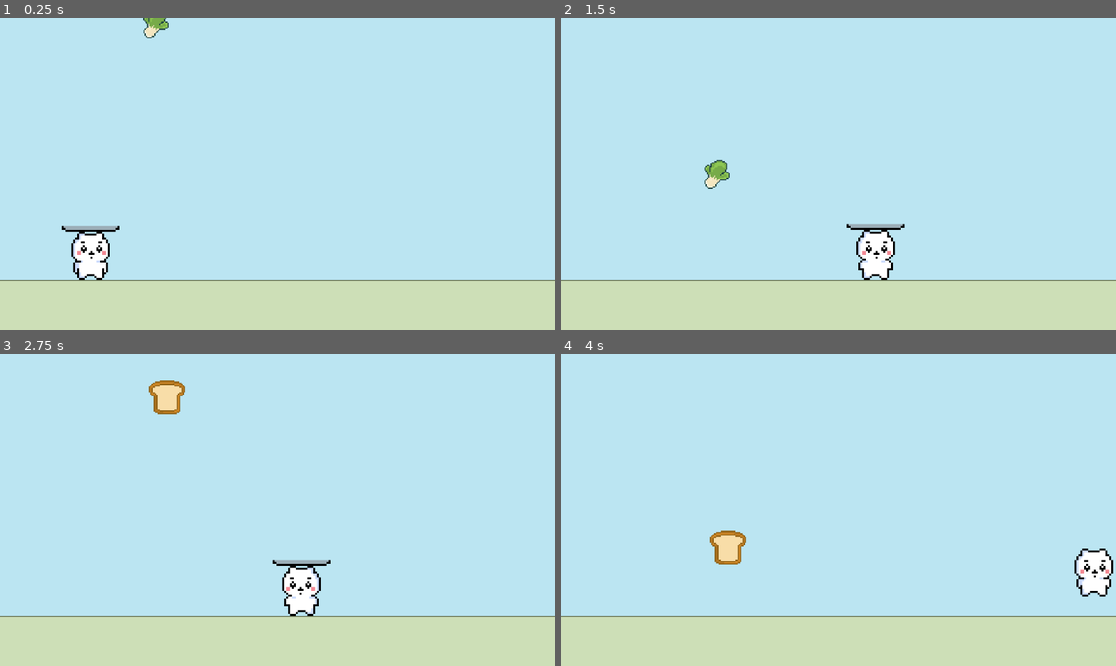
Above: before the commit, frames 1-4 (two rows, left to right).
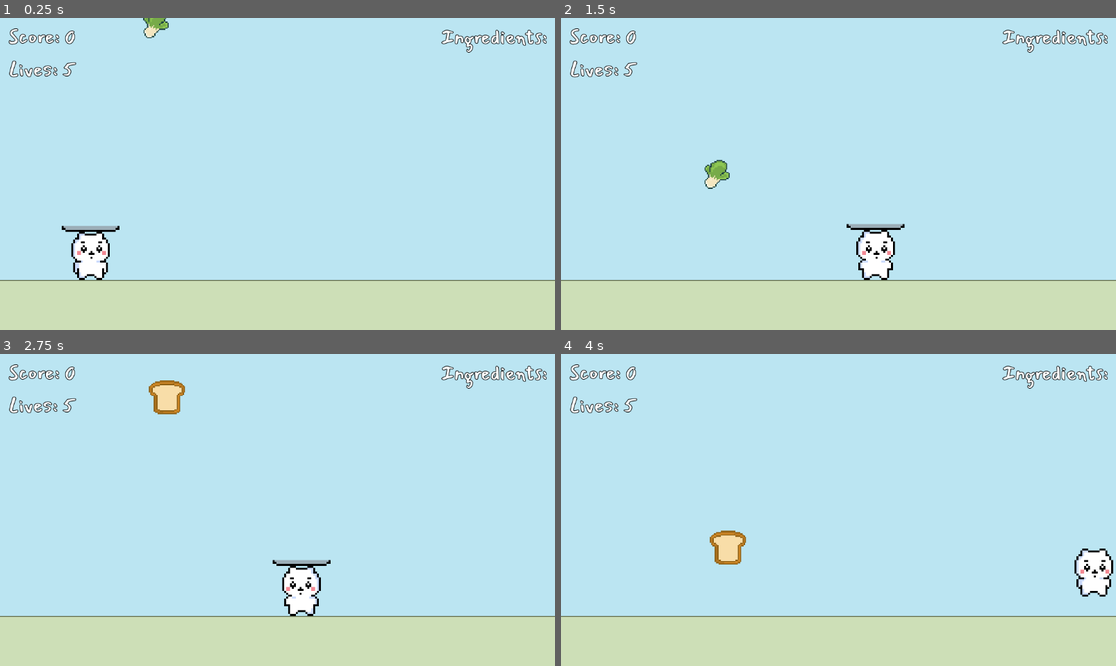
Above: after the commit, the same moments.

Repository: SilentPrincess108/Chiikawa-Platformer
Game: Godot game, scene res://scenes/temp_1.tscn
Two runs of this game, one before a commit and one after it. Both use one fixed random seed, a clock stepped at 60 frames per second and the inputs below. This scene is started directly instead of the project's main scene. Sound files missing from this copy of the repository are replaced by a short silence.
Inputs:
- Up to frame 1 (0.25 s): no input
- Up to frame 2 (1.5 s): tap Enter at 0.5 s; hold D (Right) from 0.53 s (still down); tap Alt at 0.6 s; tap Space (Jump) at 0.77 s; tap Shift at 1.35 s
- Up to frame 3 (2.75 s): tap Space (Jump) at 1.52 s; release D (Right) at 2.03 s; hold A (Left) from 2.03 s (still down); tap Alt at 2.1 s
- Up to frame 4 (4 s): release A (Left) at 2.78 s; hold D (Right) from 2.78 s (still down); tap Shift at 2.85 s; tap Space (Jump) at 3.02, 3.77 s; tap Alt at 3.6 s

The runs differ from the first frame. In frame 1, 1.1% of the frame differs, in the area x 1-99%, y 3-20%; in frame 2, 1.1%; in frame 3, 1.1%; in frame 4, 1.1%.

Commit message:
workinf on refining the collection system

Diff:
--- a/scenes/temp_1.tscn
+++ b/scenes/temp_1.tscn
@@ -1,10 +1,11 @@
-[gd_scene load_steps=9 format=3 uid="uid://bjm2a7j2oqq6f"]
+[gd_scene load_steps=10 format=3 uid="uid://bjm2a7j2oqq6f"]
 
 [ext_resource type="Script" uid="uid://c4s7munjbkgev" path="res://scripts/temp_1.gd" id="1_kpsv8"]
 [ext_resource type="Texture2D" uid="uid://v24brn67rga1" path="res://assets/sprites/basic_tileset.png" id="1_yio8x"]
 [ext_resource type="PackedScene" uid="uid://b1vfb7dhdx501" path="res://scenes/player.tscn" id="2_7e82i"]
 [ext_resource type="PackedScene" uid="uid://qgqy6brjm8c6" path="res://scenes/boundry.tscn" id="3_hcr8q"]
 [ext_resource type="PackedScene" uid="uid://d1wun65is8wxy" path="res://scenes/item_boundry.tscn" id="6_f7str"]
+[ext_resource type="FontFile" uid="uid://5xdkn1hj6d3r" path="res://assets/fonts/Mansalva-Regular.ttf" id="6_of6kg"]
 
 [sub_resource type="TileSetAtlasSource" id="TileSetAtlasSource_7e82i"]
 texture = ExtResource("1_yio8x")
@@ -60,5 +61,40 @@
 [node name="item_boundry" parent="." instance=ExtResource("6_f7str")]
 position = Vector2(576, 558)
 
+[node name="HUD" type="CanvasLayer" parent="."]
+
+[node name="Score" type="Label" parent="HUD"]
+offset_left = 18.0
+offset_top = 7.0
+offset_right = 172.0
+offset_bottom = 71.0
+theme_override_colors/font_outline_color = Color(0, 0, 0, 0.9372549)
+theme_override_constants/outline_size = 5
+theme_override_fonts/font = ExtResource("6_of6kg")
+theme_override_font_sizes/font_size = 40
+text = "Score:"
+
+[node name="Lives" type="Label" parent="HUD"]
+offset_left = 18.0
+offset_top = 75.0
+offset_right = 172.0
+offset_bottom = 139.0
+theme_override_colors/font_outline_color = Color(0, 0, 0, 0.9372549)
+theme_override_constants/outline_size = 5
+theme_override_fonts/font = ExtResource("6_of6kg")
+theme_override_font_sizes/font_size = 40
+text = "Lives:"
+
+[node name="Ingredients" type="Label" parent="HUD"]
+offset_left = 915.0
+offset_top = 8.0
+offset_right = 1136.0
+offset_bottom = 72.0
+theme_override_colors/font_outline_color = Color(0, 0, 0, 0.9372549)
+theme_override_constants/outline_size = 5
+theme_override_fonts/font = ExtResource("6_of6kg")
+theme_override_font_sizes/font_size = 40
+text = "Ingredients:"
+
 [connection signal="area_entered" from="Player/plate" to="." method="_on_plate_area_entered"]
 [connection signal="on_ground" from="item_boundry" to="." method="_on_item_boundry_on_ground"]
--- a/scripts/globals.gd
+++ b/scripts/globals.gd
@@ -2,6 +2,8 @@
 
 var money: int = 0 #implement level money; separate from total money
 var dead: bool = false #player state
+var points: int = 0
+var lives: int = 5
 
 var levels = { #dict. to keep track of locked/unlocked levels
 	"level_1": true,
--- a/scripts/temp_1.gd
+++ b/scripts/temp_1.gd
@@ -2,8 +2,10 @@
 
 @onready var ingredient: Node2D = $ingredients
 @onready var player: CharacterBody2D = $Player
+@onready var plate: Area2D = $Player/plate
+@onready var score: Label = $HUD/Score
+@onready var lives: Label = $HUD/Lives
 
-@onready var plate: Area2D = $Player/plate
 
 var pos: int = 0
 var ingredients = preload("res://scenes/ingredient.tscn")
@@ -24,6 +26,8 @@
 	#add if statement to check if ingredient is removed or falling
 	item.position.x = pos #add to separate function
 	item.position.y += 250 * delta
+	score.text = "Score: " + str(Globals.points)
+	lives.text = "Lives: " + str(Globals.lives)
 
 func getPos():
 	pos = randi_range(100, 900)
@@ -61,4 +65,5 @@
 		else:
 			if item.type == items:
 				sandoCombo[items] = true
+				Globals.points += 5
 	printCombo()
